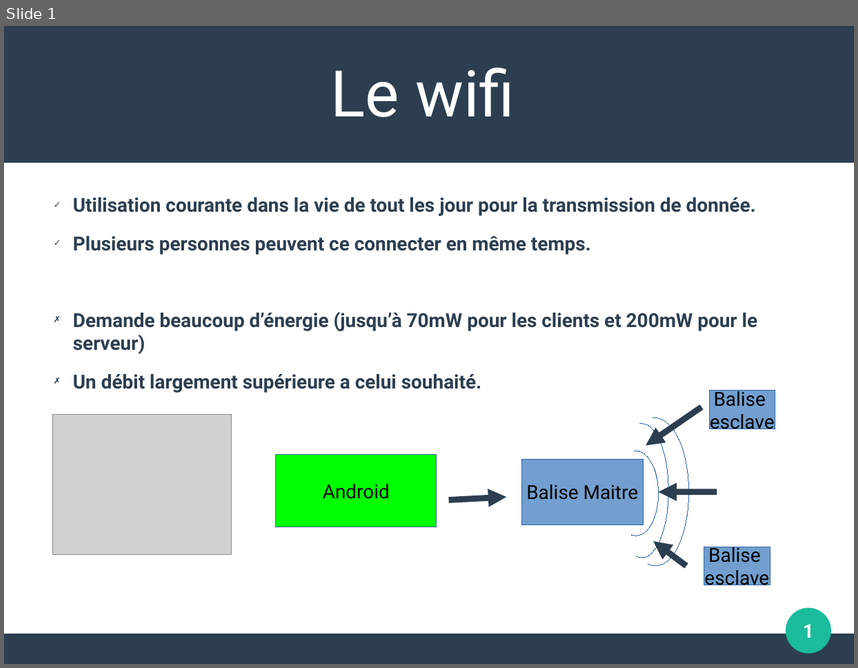
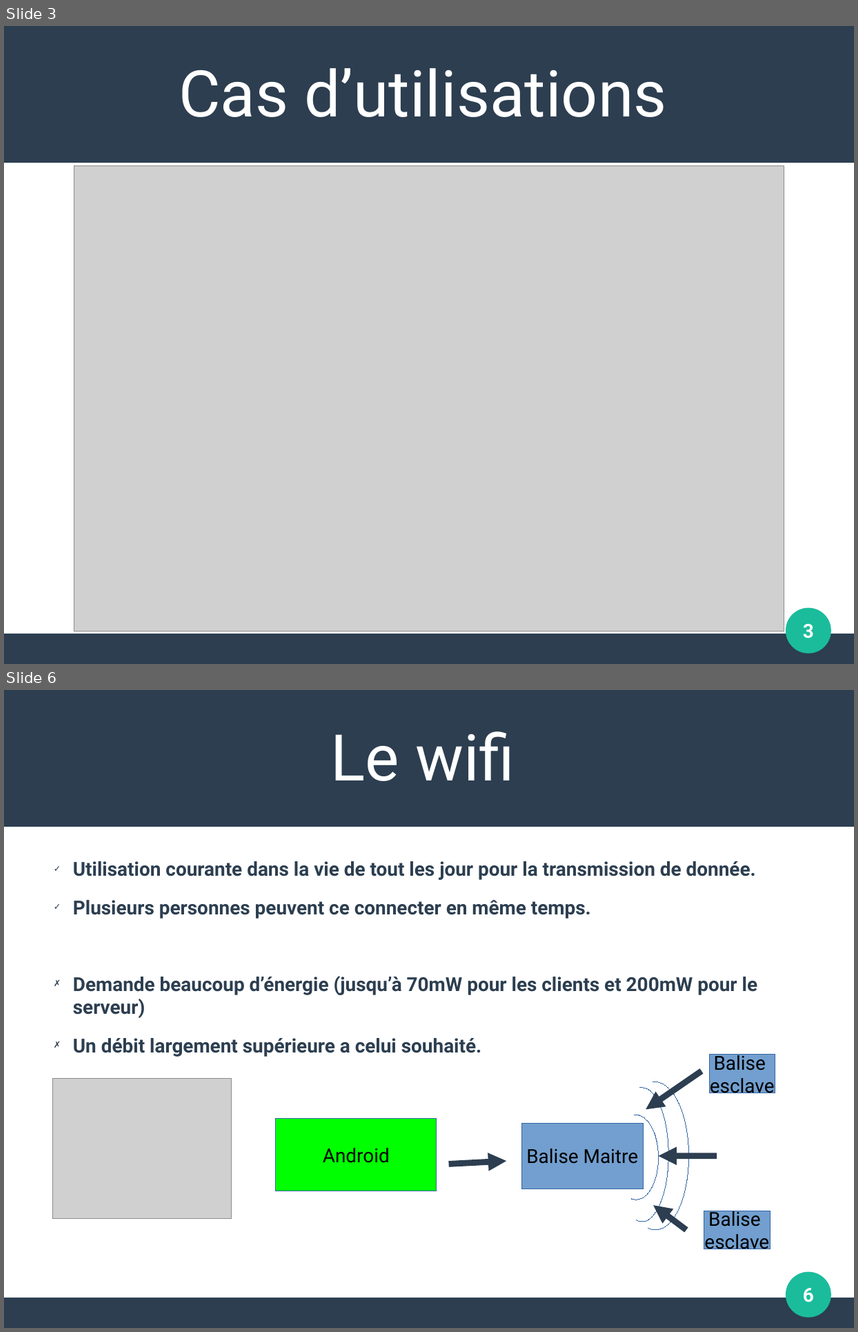
Before and after one commit to albanninou/ProjetBTS, a slide deck: Presentation premiere revue de projet.odp. Shown one above the other, each under a label of ours: slide 1 before the commit, slides 3 and 6 after it; the slides between them are not shown. The pictures are 858x668 and 858x1332 pixels, drawn with LibreOffice and Linux fonts; fonts in the diff are those of the drawing; grey boxes stand for pictures. Boxes give left, top, right and bottom in pixels: in the first picture for what was removed or moved away, otherwise in the second. Text is boxed around its words. In the diff, an @@ line names an element or a change of style, - is before the commit and + after.

```diff
--- a/Presentation premiere revue de projet.odp
+++ b/Presentation premiere revue de projet.odp
@@ slide 3 added at [4, 26, 854, 664], background #FFFFFF; not listed: 3 template elements that a slide beside it also shows @@
@@ text added at [179, 68, 667, 117], 60 pt, text #FFFFFF @@
+Cas d’utilisations
@@ picture added at [74, 165, 784, 630] @@
@@ page number added at [803, 624, 814, 638], 18 pt, text #FFFFFF, bold @@
+3
@@ what was slide 1 is now slide 6 @@
@@ page number at [803, 1288, 814, 1302]: text changed @@
-1
+6
```
Also in this commit, not shown: 1 slide changed, 4 other slides added, 32 other files.
